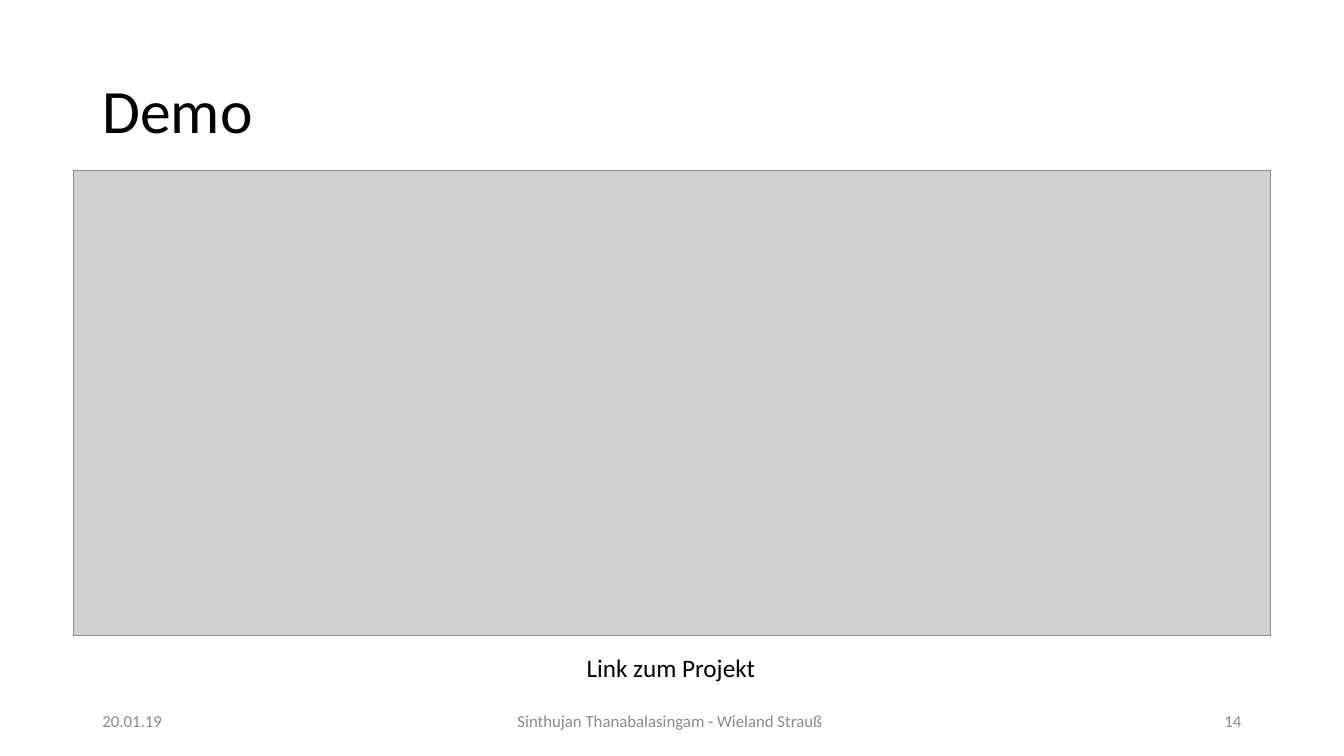
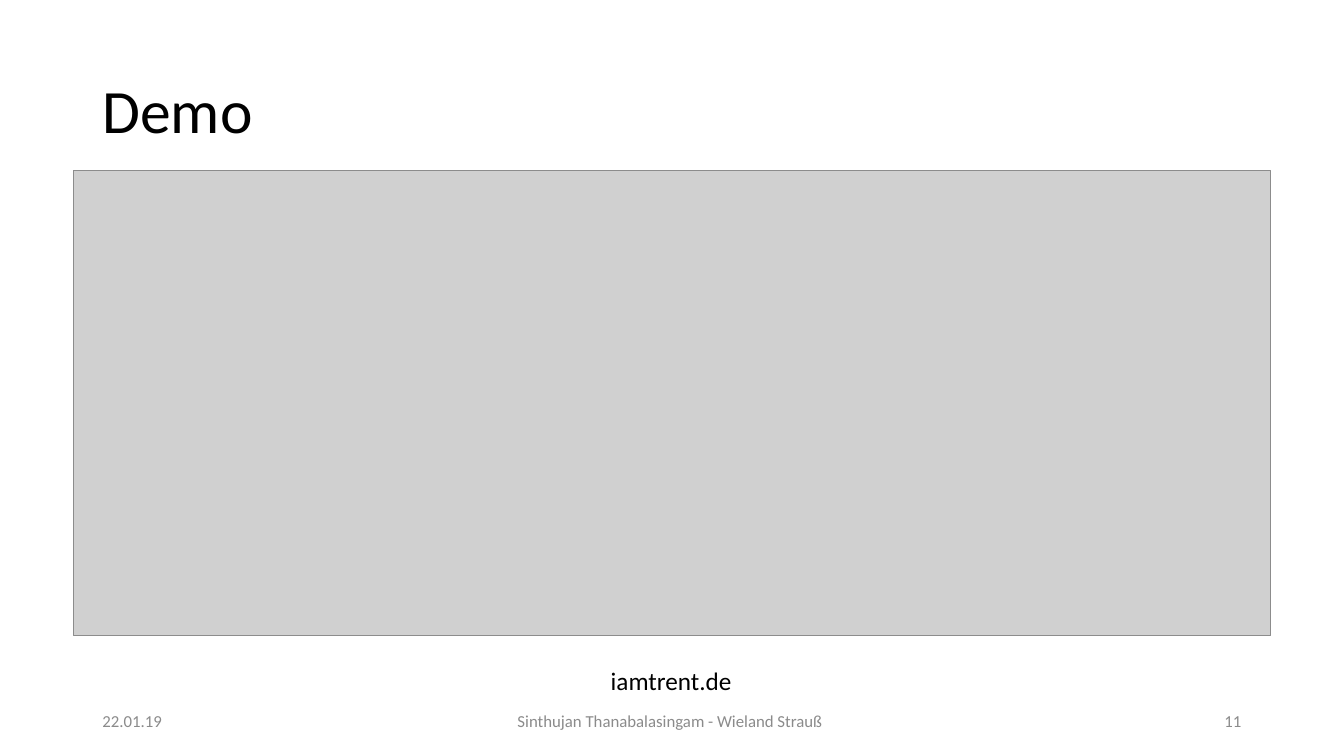
Before and after one commit to edisontrent1337/SCC_TimeTracker, a slide deck: slide 11 of orga/SCC_TimeTracker_final_presentation.pptx (slide 14 before the commit). Drawn at 1344x756 pixels with LibreOffice and Linux fonts; fonts in the diff are those of the drawing; grey boxes stand for pictures. Boxes give left, top, right and bottom in pixels: in the first picture for what was removed or moved away, otherwise in the second. Text is boxed around its words. In the diff, an @@ line names an element or a change of style, - is before the commit and + after.

```diff
--- a/orga/SCC_TimeTracker_final_presentation.pptx
+++ b/orga/SCC_TimeTracker_final_presentation.pptx
@@ text at [611,672,732,690]: text changed @@
-Link zum Projekt
+iamtrent.de
@@ text at [102,716,161,727]: text changed @@
-20.01.19
+22.01.19
@@ page number at [1224,716,1241,727]: text changed @@
-14
+11
```
Also in this commit, not shown: 7 other slides changed, 1 slide added, 5 slides removed, 19 other files.
